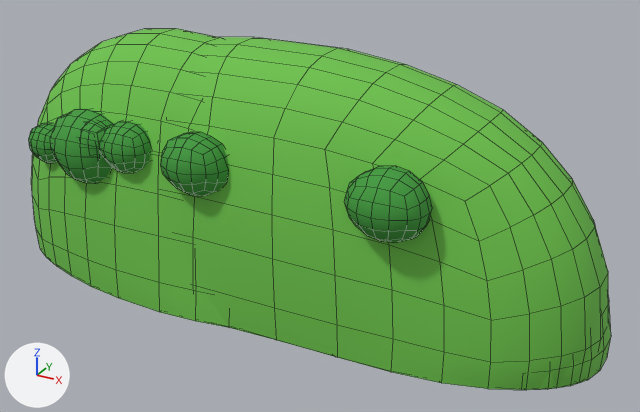
What one commit did to the Blender file Brightmeadow/assets/blender/source/decor.blend.
Camera for both pictures: a 50 mm camera at (15.8, -26.0, 16.7) aimed at (1.4, 0.1, 3.7). The axes (+X, +Y, +Z) are drawn at lower left. The lights are the same throughout. The picture after the commit comes second. Mesh edges are drawn as thin lines. The same objects are shown in both versions, whatever each file hides.

Script lines for the objects in view, before the commit:
```python
me_hill_a = bpy.data.meshes.new('hill_a')
me_hill_a.from_pydata(...)  # 782 vertices, 774 faces; spans x -11.9..11.9, y -4.3..4.3, z 0.0..9.4
me_hill_a.polygons.foreach_set('use_smooth', [True] * 774)
# faces by material slot: [486, 288]
me_hill_a.materials.append(mat_m_grass)  # green #6cc24a
me_hill_a.materials.append(mat_m_grassdark)  # green #3e9a3a
me_hill_b = bpy.data.meshes.new('hill_b')
me_hill_b.from_pydata(...)  # 1270 vertices, 1260 faces; spans x -12.0..12.0, y -4.3..4.3, z 0.0..9.4
me_hill_b.polygons.foreach_set('use_smooth', [True] * 1260)
# faces by material slot: [972, 288]
me_hill_b.materials.append(mat_m_grass)  # green #6cc24a
me_hill_b.materials.append(mat_m_grassdark)  # green #3e9a3a
ob_hill_a = bpy.data.objects.new('hill_a', me_hill_a)
ob_hill_a.location = (0.0, 0.0, 0.0)
_m = ob_hill_a.modifiers.new('WeightedNormal', 'WEIGHTED_NORMAL')
_m.keep_sharp = True
ob_hill_b = bpy.data.objects.new('hill_b', me_hill_b)
ob_hill_b.location = (0.0, 0.0, 0.0)
_m = ob_hill_b.modifiers.new('WeightedNormal', 'WEIGHTED_NORMAL')
_m.keep_sharp = True
```
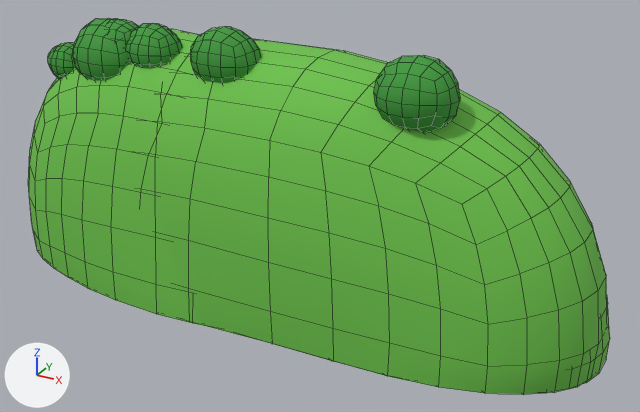
What differs and where, as boxes (x1, y1, x2, y2) in the pictures (640 x 412 px; the box of a moved part takes in the faces that stretch with it):
'hill_a', reshaped (6% taller)
    before: (50, 37, 608, 390)
    after: (72, 19, 607, 394)
'hill_b', reshaped
    before: (29, 29, 611, 389)
    after: (28, 19, 610, 384)
part 1 of me_hill_a, moved or reshaped
    before: (168, 37, 608, 390)
    after: (142, 39, 607, 394)
part 2 of me_hill_a, moved or reshaped
    before: (100, 121, 151, 173)
    after: (126, 23, 182, 68)
part 3 of me_hill_a, moved or reshaped
    before: (50, 109, 113, 183)
    after: (72, 19, 131, 80)
part 4 of me_hill_a, moved or reshaped
    before: (344, 166, 432, 242)
    after: (374, 55, 460, 133)
part 5 of me_hill_b, moved or reshaped
    before: (31, 29, 228, 327)
    after: (28, 29, 202, 325)
part 6 of me_hill_b, moved or reshaped
    before: (536, 298, 611, 389)
    after: (581, 301, 610, 384)
part 7 of me_hill_b, moved or reshaped
    before: (161, 132, 229, 196)
    after: (191, 27, 261, 83)
part 8 of me_hill_b, moved or reshaped
    before: (82, 123, 107, 154)
    after: (106, 19, 139, 46)
part 9 of me_hill_b, moved or reshaped
    before: (29, 123, 57, 163)
    after: (48, 43, 75, 79)

The change, as a list of edits to the scene's bpy script:
```text
Change me_hill_a:
    used by ob_hill_a; location = (0.0, 0.0, 0.0)
    remove me_hill_a.from_pydata(...)  # 782 vertices, 774 faces; spans x -11.9..11.9, y -4.3..4.3, z 0.0..9.4
    add me_hill_a.from_pydata(...)  # 782 vertices, 774 faces; spans x -11.9..11.9, y -4.0..4.0, z 0.0..10.1
    me_hill_a part 1: the loose piece of 488 vertices spanning x -11.9..11.9, y -3.7..4.3, z 0.0..9.4 is moved by (0.0, -0.3, 0.0)
    me_hill_a part 2: the loose piece of 98 vertices spanning x -5.8..-3.5, y -4.0..-2.2, z 5.0..6.8 is moved by (0.0, 1.8, 3.1)
    me_hill_a part 3: 98 of 782 vertices moved; they spanned x -8.1..-4.9, y -4.3..-1.7, z 4.2..7.0 and now span x -8.3..-5.0, y -2.6..-0.1, z 7.2..10.0; mean shift (-0.1, 1.7, 3.0); largest move (-6.0, -3.4, 4.3) -> (-6.1, -1.7, 7.5)
    me_hill_a part 4: 98 of 782 vertices moved; they spanned x 4.1..6.9, y -4.2..-1.9, z 4.6..7.0 and now span x 4.2..7.0, y -2.4..-0.2, z 7.7..10.1; mean shift (0.1, 1.7, 3.1); largest move (5.0, -3.0, 6.8) -> (5.1, -1.3, 10.0)
Change me_hill_b:
    used by ob_hill_b; location = (0.0, 0.0, 0.0)
    remove me_hill_b.from_pydata(...)  # 1270 vertices, 1260 faces; spans x -12.0..12.0, y -4.3..4.3, z 0.0..9.4
    add me_hill_b.from_pydata(...)  # 1270 vertices, 1260 faces; spans x -12.0..12.0, y -4.1..4.1, z 0.0..10.2
    me_hill_b part 5: the loose piece of 488 vertices spanning x -12.0..3.9, y -4.0..4.3, z 0.0..9.4 is moved by (0.0, -0.2, 0.0)
    me_hill_b part 6: the loose piece of 488 vertices spanning x -3.1..12.0, y -3.1..4.1, z 0.0..6.5 is moved by (0.0, -0.2, 0.0)
    me_hill_b part 7: the loose piece of 98 vertices spanning x -2.9..-0.2, y -4.3..-2.1, z 4.8..7.0 is moved by (0.0, 1.9, 3.2)
    me_hill_b part 8: the loose piece of 98 vertices spanning x -7.1..-5.1, y -4.0..-2.4, z 5.1..6.8 is moved by (0.0, 1.9, 3.2)
    me_hill_b part 9: the loose piece of 98 vertices spanning x -9.6..-7.8, y -3.5..-2.1, z 4.5..6.0 is moved by (-0.1, 1.6, 2.8)
```
